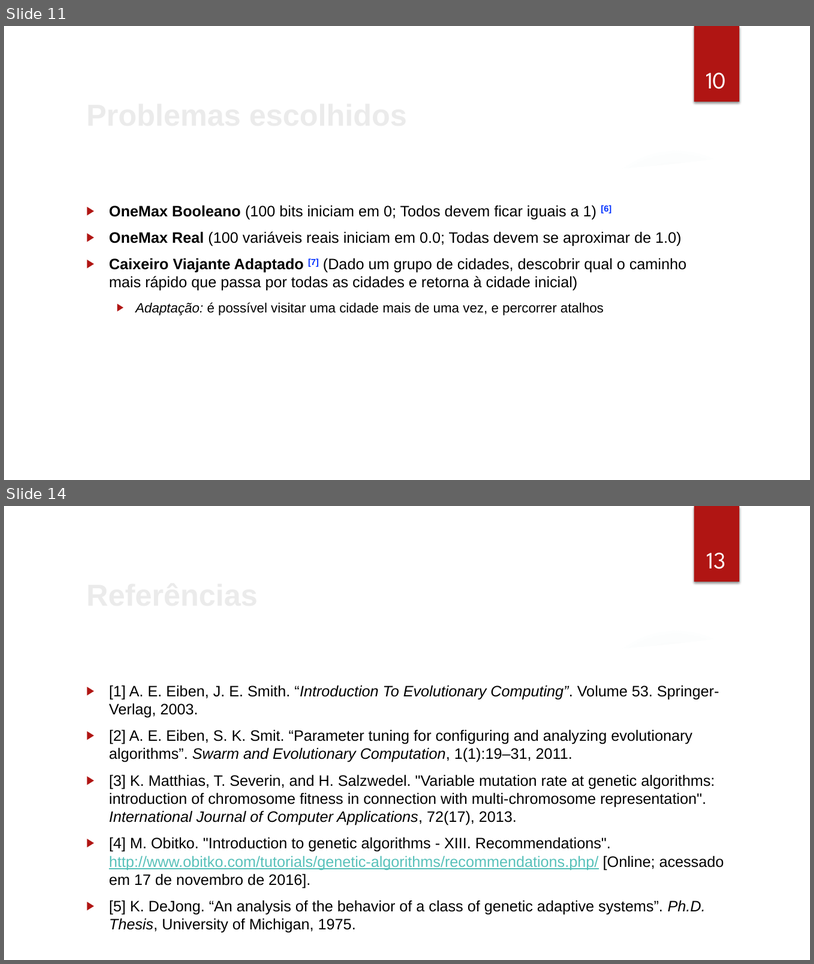
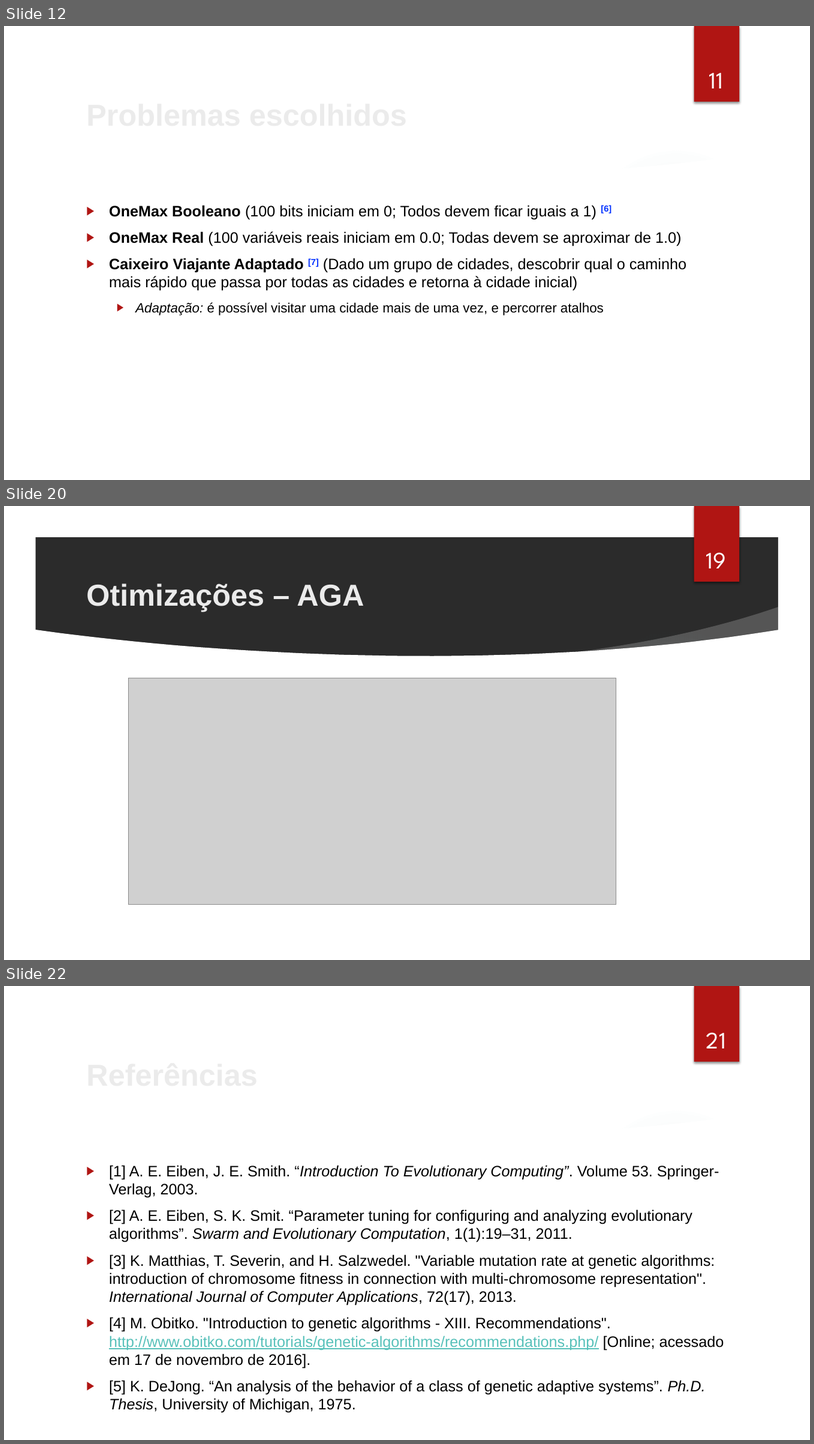
Before and after one commit to cassioss/genetics, a slide deck: presentations/TG2_Apresentacao_Cassio.pptx. Shown one above the other, each under a label of ours: slides 11 and 14 before the commit, slides 12, 20 and 22 after it; the slides between them are not shown. The pictures are 814x964 and 814x1444 pixels, drawn with LibreOffice and Linux fonts; fonts in the diff are those of the drawing; grey boxes stand for pictures; background and template pictures are left out; a plain dark background stands for a picture behind light text. Boxes give left, top, right and bottom in pixels: in the first picture for what was removed or moved away, otherwise in the second. Text is boxed around its words. In the diff, an @@ line names an element or a change of style, - is before the commit and + after.

```diff
--- a/presentations/TG2_Apresentacao_Cassio.pptx
+++ b/presentations/TG2_Apresentacao_Cassio.pptx
@@ slide 20 added at (4, 506, 810, 960), background picture (left out); not listed: 7 template elements that a slide beside it also shows @@
@@ page number added at (707, 552, 726, 568), 28 pt, text #FFFFFF @@
+19
@@ title added at (86, 583, 364, 612), 36 pt, text #EBEBEB, bold @@
+Otimizações – AGA
@@ picture added at (129, 678, 617, 904) @@
@@ what was slide 11 is now slide 12 @@
@@ page number at (709, 73, 723, 88): text changed @@
-10
+11
@@ what was slide 14 is now slide 22 @@
@@ page number at (707, 1032, 726, 1048): text changed @@
-13
+21
```
Also in this commit, not shown: 6 slides changed, 8 other slides added, 9 other files.
